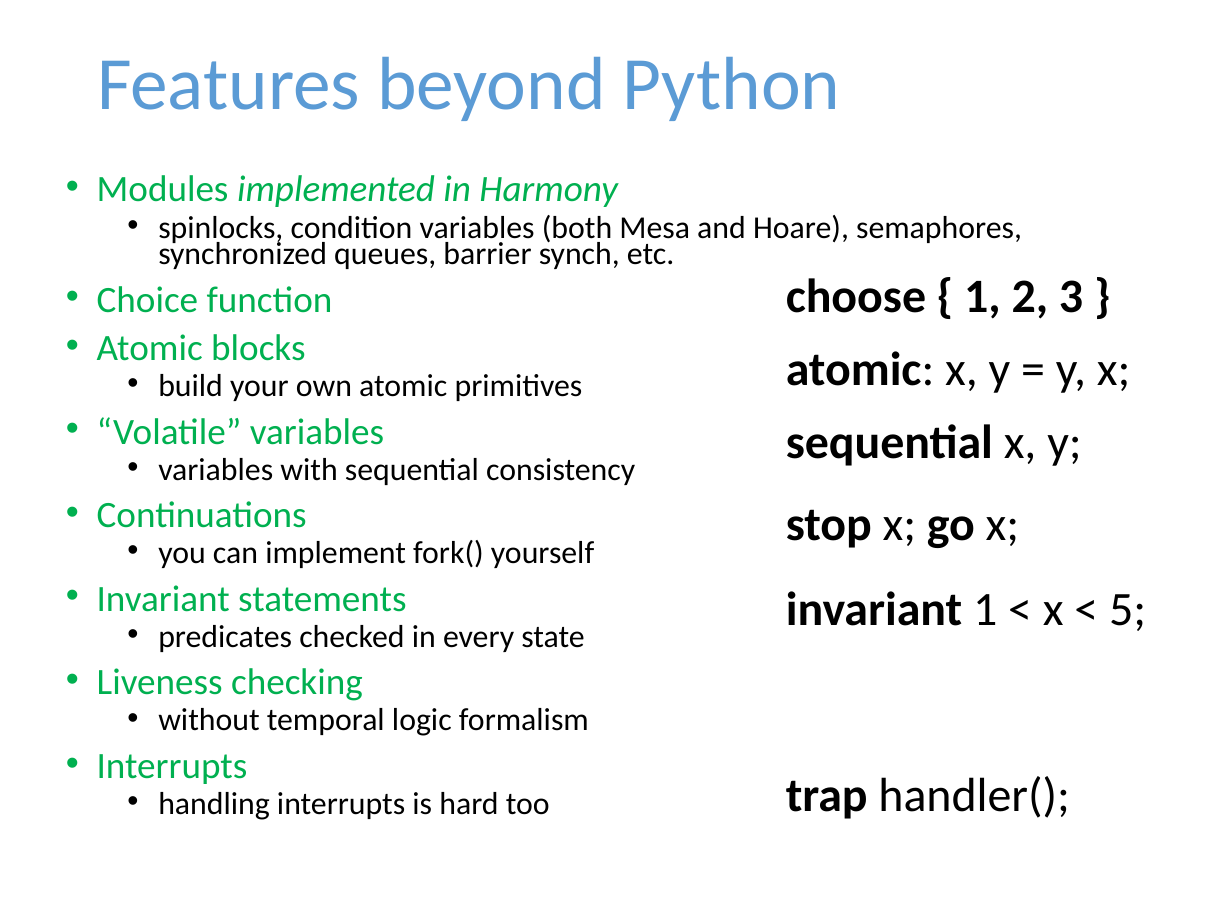
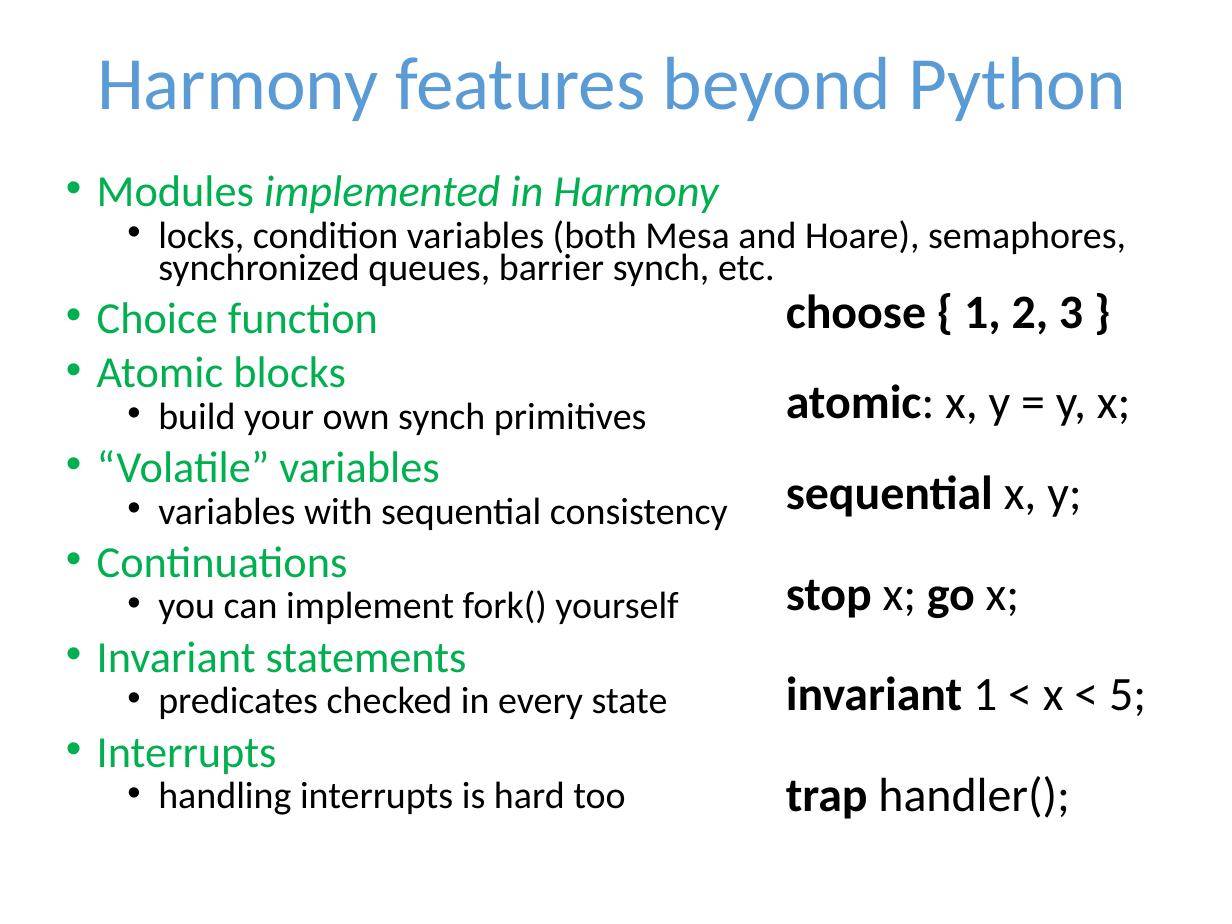
Before and after one commit to harmonylang/harmony, a slide deck: slide 9 of Harmony.pptx. Drawn at 1232x924 pixels with LibreOffice and Linux fonts; fonts in the diff are those of the drawing. Boxes give left, top, right and bottom in pixels: in the first picture for what was removed or moved away, otherwise in the second. Text is boxed around its words. In the diff, an @@ line names an element or a change of style, - is before the commit and + after.

Commit message:
Improved barrier synch description

```diff
--- a/Harmony.pptx
+++ b/Harmony.pptx
@@ title at (97,56,1126,121): text changed @@
-Features beyond Python
+Harmony features beyond Python
@@ text at (97,175,728,815): size 21.7 to 25.9 pt in "Modules implemented in Harmony", "Choice function", "Atomic blocks", "“Volatile” variables" and 3 more places; size 18.6 to 22.2 pt in "variables with sequential consistency", "you can implement fork() yourself", "predicates checked in every state", "handling interrupts is hard too" @@
@@ text at (158,220,1126,286): text changed; size 18.6 to 22.2 pt @@
-  • spinlocks, condition variables (both Mesa and Hoare), semaphores, synchronized queues, barrier synch, etc.
+  • locks, condition variables (both Mesa and Hoare), semaphores, synchronized queues, barrier synch, etc.
@@ text "choose { 1, 2, 3 ...": place and size @@
-text "choose { 1, 2, 3 ..." at (786,278,1083,319)
+text "choose { 1, 2, 3 ..." at (786,294,1083,335)
@@ text "atomic: x, y = y, ...": place and size @@
-text "atomic: x, y = y, ..." at (786,351,1130,393)
+text "atomic: x, y = y, ..." at (786,384,1130,426)
@@ text at (158,402,647,435): text changed; size 18.6 to 22.2 pt @@
-  • build your own atomic primitives
+  • build your own synch primitives
@@ text "sequential x, y;": place and size @@
-text "sequential x, y;" at (786,424,1081,466)
+text "sequential x, y;" at (786,475,1081,517)
@@ text "stop x; go x;": place and size @@
-text "stop x; go x;" at (786,509,1020,548)
+text "stop x; go x;" at (786,579,1020,618)
@@ text "invariant 1 < x < ...": place and size @@
-text "invariant 1 < x < ..." at (786,591,1146,631)
+text "invariant 1 < x < ..." at (786,676,1146,716)
@@ text at (97,668,589,736): paragraphs removed @@
-• Liveness checking
-  • without temporal logic formalism
```
Also in this commit, not shown: 7 other slides changed, 3 other files.
